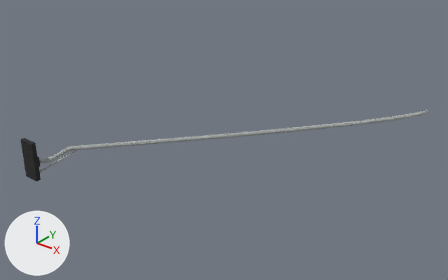
Before and after pictures for a commit that changed the OBJ model src/main/resources/assets/realgrid/models/block/pole_light_mount/arm_8_right.obj.
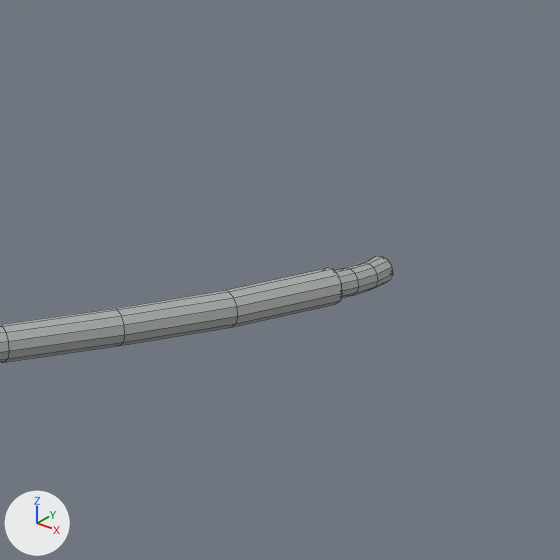
Old and new are each drawn whole from a camera (50 mm lens) standing at (10.9, -7.46, 6.57) and looking at (3.34, 2.0, 0.71) and again close up on the part from 86% to 100% of the width and 29% to 51% of the height. The lights are fixed; the arrows at lower left show +X, +Y and +Z. The older version's two pictures come first. The close-ups show mesh edges as thin lines. Where no turn or scale is listed for an object, it has been applied to the vertices. Vertices at exactly the same position are counted once.

Names of what the first close-up shows: 'pole_light_mount_8_right'.
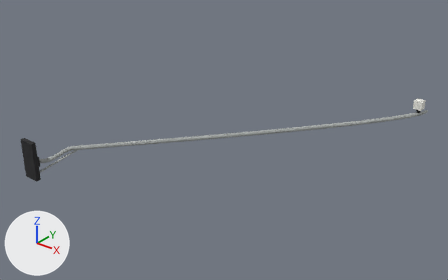
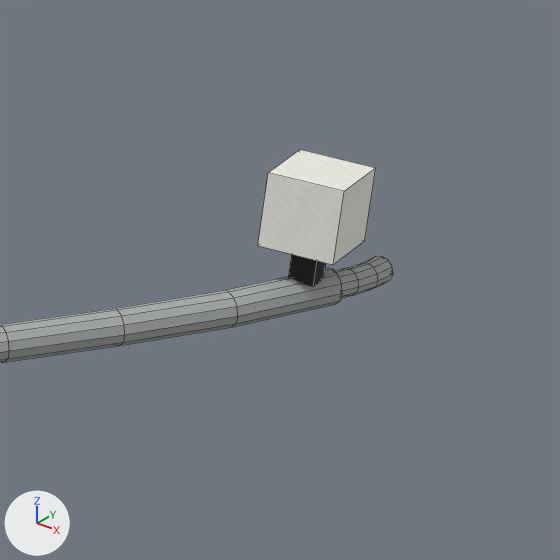
Boxes [x1, y1, x2, y2] around the edits, measured in the close-ups (560 x 560 px):
'pole_light_mount_8_right', reshaped
    before: [0, 256, 393, 363]
    after: [0, 149, 393, 363]
part 1 of me_pole_light_mount_8_right, added
    after: [289, 254, 326, 286]
part 2 of me_pole_light_mount_8_right, added
    after: [258, 149, 376, 265]

What the commit changed:
Picture 'pole_light_mount_porcelain' (img_pole_light_mount_porcelain) is new.
Material 'porcelain' (mat_porcelain) is new.
Its texture is img_pole_light_mount_porcelain.
Its roughness is 1.0.
me_pole_light_mount_8_right is used by ob_pole_light_mount_8_right; location (0.0, 0.0, 0.0).
me_pole_light_mount_8_right had 564 vertices, 537 faces and spanned x 0.31..6.53, y -1.0..5.19, z 0.06..1.2.
me_pole_light_mount_8_right now has 580 vertices, 549 faces and spans x 0.31..6.53, y -1.0..5.19, z 0.06..1.47.
me_pole_light_mount_8_right part 1: a new loose piece, a box spanning x 6.378..6.441, y 4.915..4.978, z 1.187..1.281, in mat_clamp (picture img_pole_light_mount_clamp).
me_pole_light_mount_8_right part 2: a new loose piece, a box spanning x 6.32..6.5, y 4.85..5.04, z 1.28..1.47, in mat_porcelain (picture img_pole_light_mount_porcelain).
me_pole_light_mount_8_right gains material mat_porcelain (picture img_pole_light_mount_porcelain).
